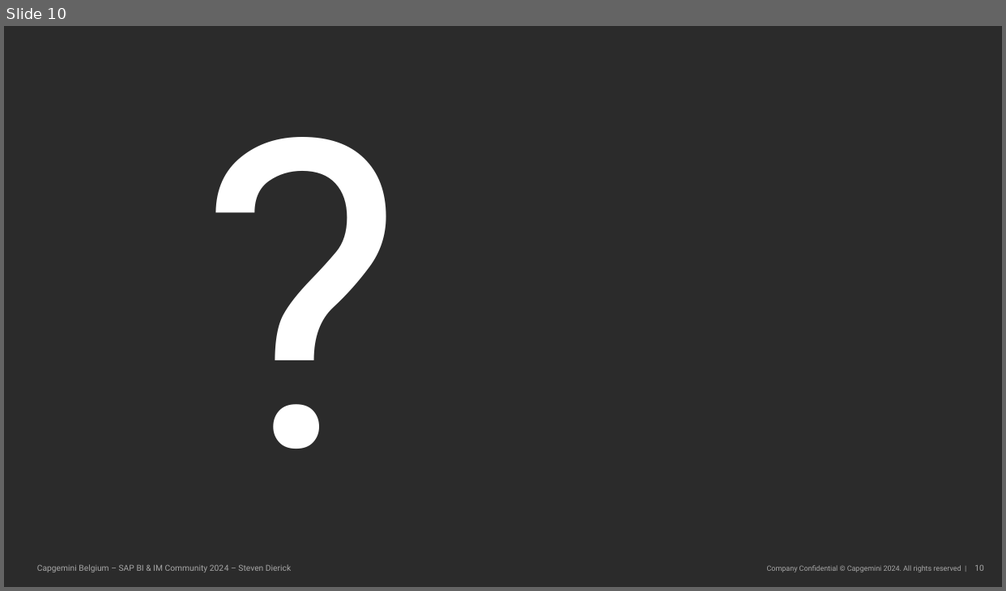
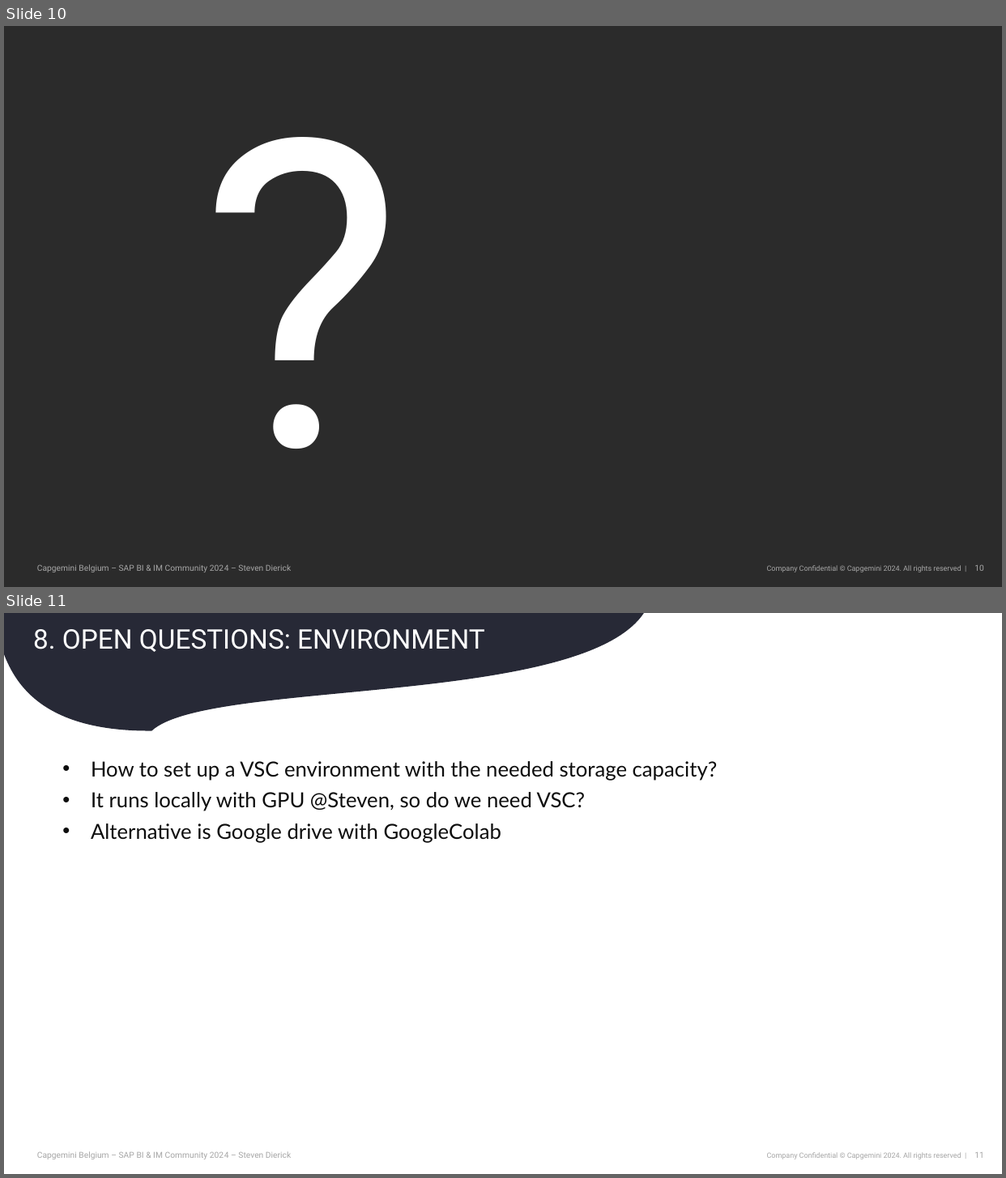
Before and after one commit to dierickonline/tower, a slide deck: High Voltage Tower Conditions.pptx. Shown one above the other, each under a label of ours: slide 10 before the commit, slides 10 and 11 after it. The pictures are 1006x591 and 1006x1178 pixels, drawn with LibreOffice and Linux fonts; fonts in the diff are those of the drawing; background and template pictures are left out; a plain dark background stands for a picture behind light text. Boxes give left, top, right and bottom in pixels: in the first picture for what was removed or moved away, otherwise in the second. Text is boxed around its words. In the diff, an @@ line names an element or a change of style, - is before the commit and + after.

```diff
--- a/High Voltage Tower Conditions.pptx
+++ b/High Voltage Tower Conditions.pptx
@@ slide 11 added at box(4, 613, 1002, 1174), background #FFFFFF; not listed: 3 template elements that a slide beside it also shows @@
@@ freeform shape added at box(4, 613, 644, 730), fill #272936 @@
@@ title added at box(33, 629, 485, 652), 26 pt, text #FFFFFF @@
+8. OPEN QUESTIONS: ENVIRONMENT
@@ text added at box(91, 761, 718, 843), 20 pt, text #0D0D0D @@
+• How to set up a VSC environment with the needed storage capacity?
+• It runs locally with GPU @Steven, so do we need VSC?
+• Alternative is Google drive with GoogleColab
```
Also in this commit, not shown: 1 slide changed, 2 other slides added.
